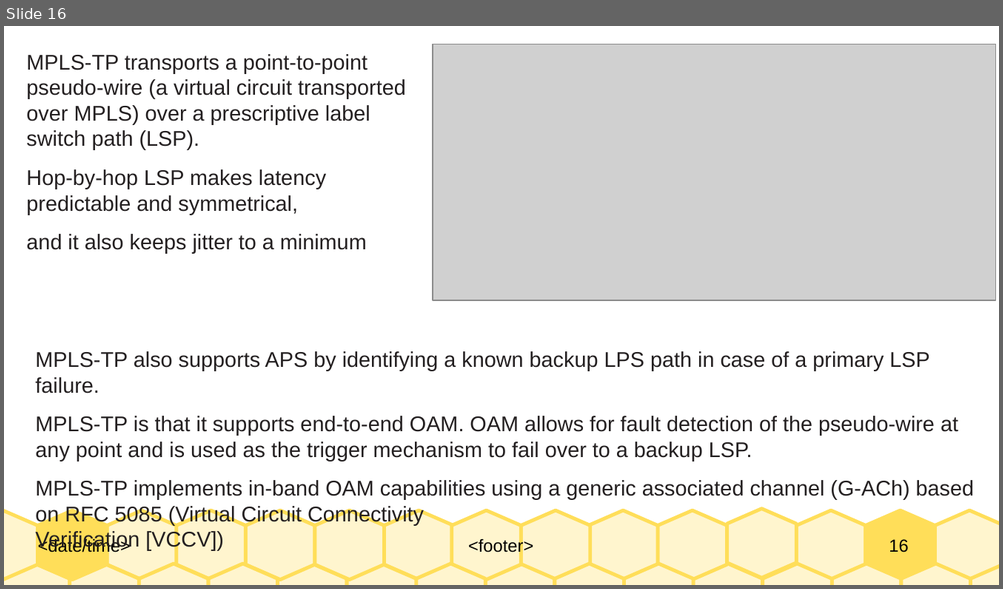
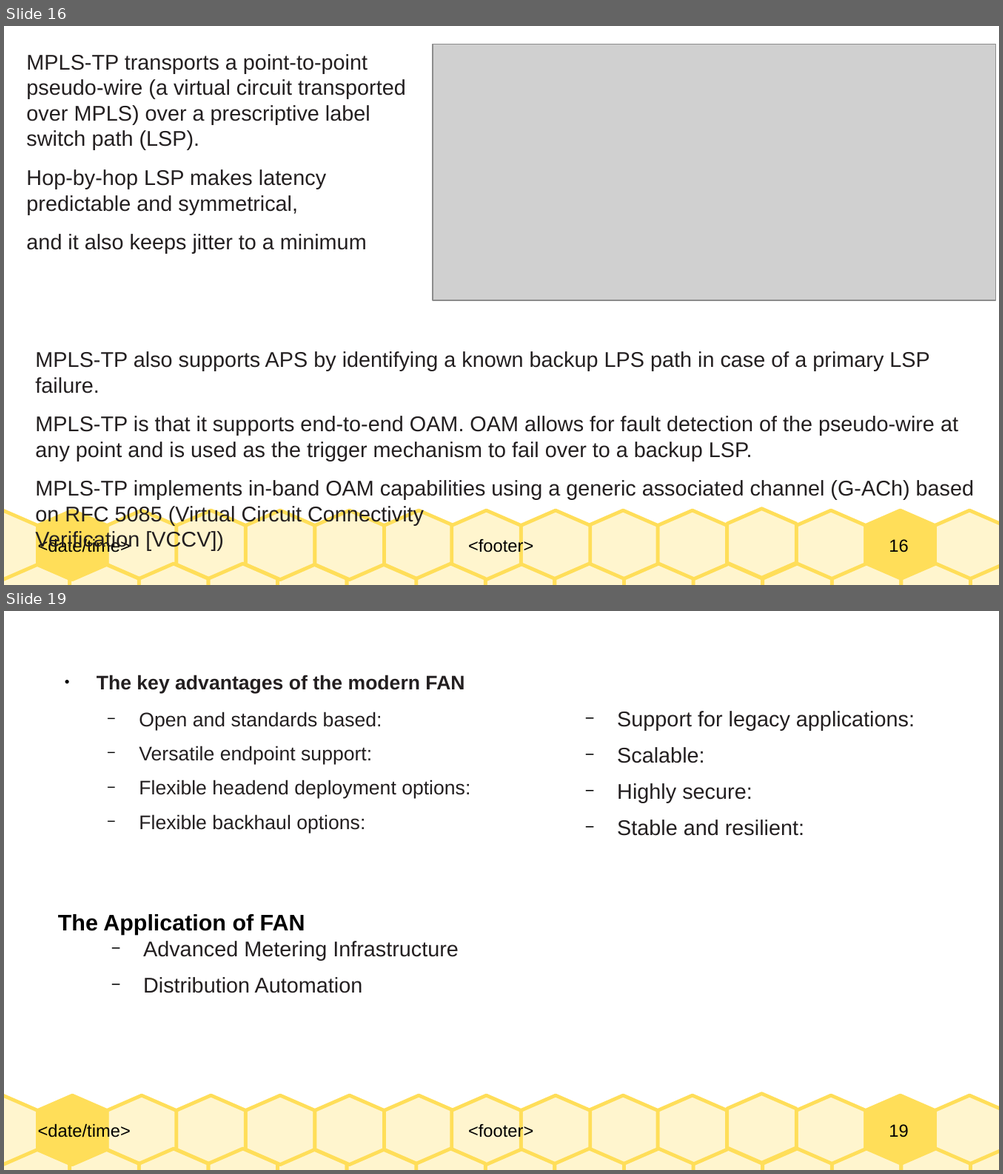
Before and after one commit to Dihfahsih1/Masters-Software-Engineering, a slide deck: yr-sem1/IoT/chapter-11-summary.odp. Shown one above the other, each under a label of ours: slide 16 before the commit, slides 16 and 19 after it; the slides between them are not shown. The pictures are 1003x589 and 1003x1174 pixels, drawn with LibreOffice and Linux fonts; fonts in the diff are those of the drawing; grey boxes stand for pictures. Boxes give left, top, right and bottom in pixels: in the first picture for what was removed or moved away, otherwise in the second. Text is boxed around its words. In the diff, an @@ line names an element or a change of style, - is before the commit and + after.

```diff
--- a/yr-sem1/IoT/chapter-11-summary.odp
+++ b/yr-sem1/IoT/chapter-11-summary.odp
@@ slide 19 added at [4,611,999,1170], background #FFFFFF; not listed: 33 template elements that a slide beside it also shows @@
@@ text added at [96,675,470,833], 15.7 pt, text #231F20 @@
+● The key advantages of the modern FAN
+  − Open and standards based:
+  − Versatile endpoint support:
+  − Flexible headend deployment options:
+  − Flexible backhaul options:
@@ text added at [617,711,914,836], 17 pt, text #231F20 @@
+  − Support for legacy applications:
+  − Scalable:
+  − Highly secure:
+  − Stable and resilient:
@@ text added at [58,914,458,994], 17 pt, text #231F20 @@
+The Application of FAN
+  − Advanced Metering Infrastructure
+  − Distribution Automation
```
Also in this commit, not shown: 1 slide changed, 15 other slides added, 1 slide removed, 1 other file.
